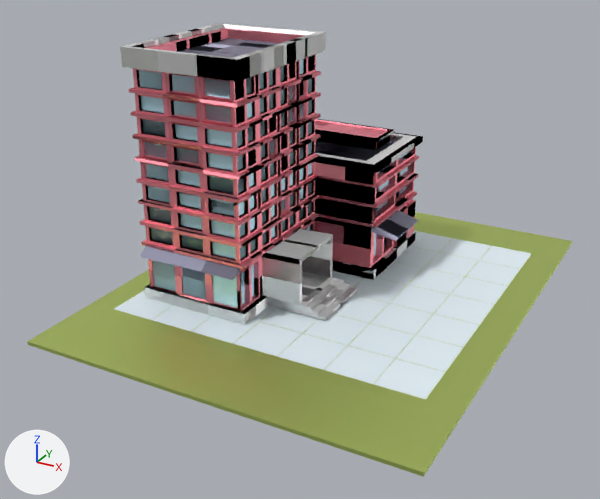
The glTF model src/assets/building6.glb, before and after one commit.
Before and after are seen from a 50 mm lens placed at (1.102, -2.264, 1.211), pointed at (-0.042, -0.182, 0.17). The lights are fixed; the arrows at lower left show +X, +Y and +Z. Where no turn or scale is listed for an object, it has been applied to the vertices.

The older version as bpy lines, for what is in view:
```python
mat_glass_3 = principled_material('Glass_3')
mat_glass_3.base_color = (0.622, 0.885, 1.0)  # cyan #cff2ff
mat_glass_3.metallic = 0.61
mat_glass_3.roughness = 0.553
mat_grass = principled_material('Grass')
mat_grass.base_color = (0.602, 0.73, 0.219)  # green #ccde81
mat_grass.metallic = 1.0
mat_grass.roughness = 0.553
mat_house_red = principled_material('House_Red')
mat_house_red.base_color = (1.0, 0.35, 0.426)  # pink #ffa0ae
mat_house_red.metallic = 1.0
mat_house_red.roughness = 0.553
mat_white_1 = principled_material('White_1')
mat_white_1.base_color = (1.0, 1.0, 1.0)  # white #ffffff
mat_white_1.metallic = 1.0
mat_white_1.roughness = 0.553
me_mesh_3382 = bpy.data.meshes.new('Mesh.3382')
me_mesh_3382.from_pydata(...)  # 4656 vertices, 9098 faces; spans x -0.6..0.62, y -0.8..0.71, z -0.01..0.79
# faces by material slot: [980, 6642, 128, 540, 796, 12]
me_mesh_3382.materials.append(mat_round_building)  # white #e9f7fd
me_mesh_3382.materials.append(mat_house_red)  # pink #ffa0ae
me_mesh_3382.materials.append(mat_building_violet_1_2)  # light grey #c6c4e2
me_mesh_3382.materials.append(mat_glass_3)  # cyan #cff2ff
me_mesh_3382.materials.append(mat_white_1)  # white #ffffff
me_mesh_3382.materials.append(mat_grass)  # green #ccde81
ob_floor_1 = bpy.data.objects.new('Floor_1', me_mesh_3382)
ob_floor_1.location = (0.0, 0.0, 0.0)
```
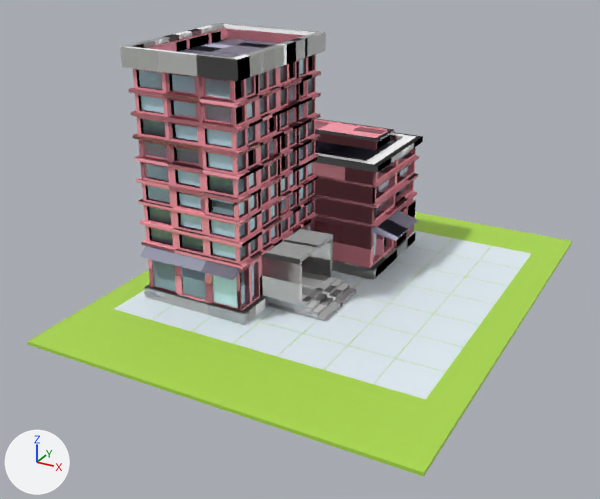
Where the newer file only moved an object's origin or applied its transform, the numbers keep the older frame.

What differs and where, as boxes [x1, y1, x2, y2] in the pictures (600 x 499 px):
'Floor_1', surface changed, recoloured
    both: [27, 23, 572, 477]

What changed in the scene script:
```text
Change mat_house_red:
    mat_house_red.metallic: 1.0 -> 0.0
Change mat_glass_3:
    mat_glass_3.metallic: 0.61 -> 0.0
Change mat_white_1:
    mat_white_1.metallic: 1.0 -> 0.0
Change mat_grass:
    mat_grass.metallic: 1.0 -> 0.0
    mat_grass.base_color: (0.602, 0.73, 0.219) -> (0.43, 0.73, 0.075)  # green #ccde81 -> green #afde4d
```
